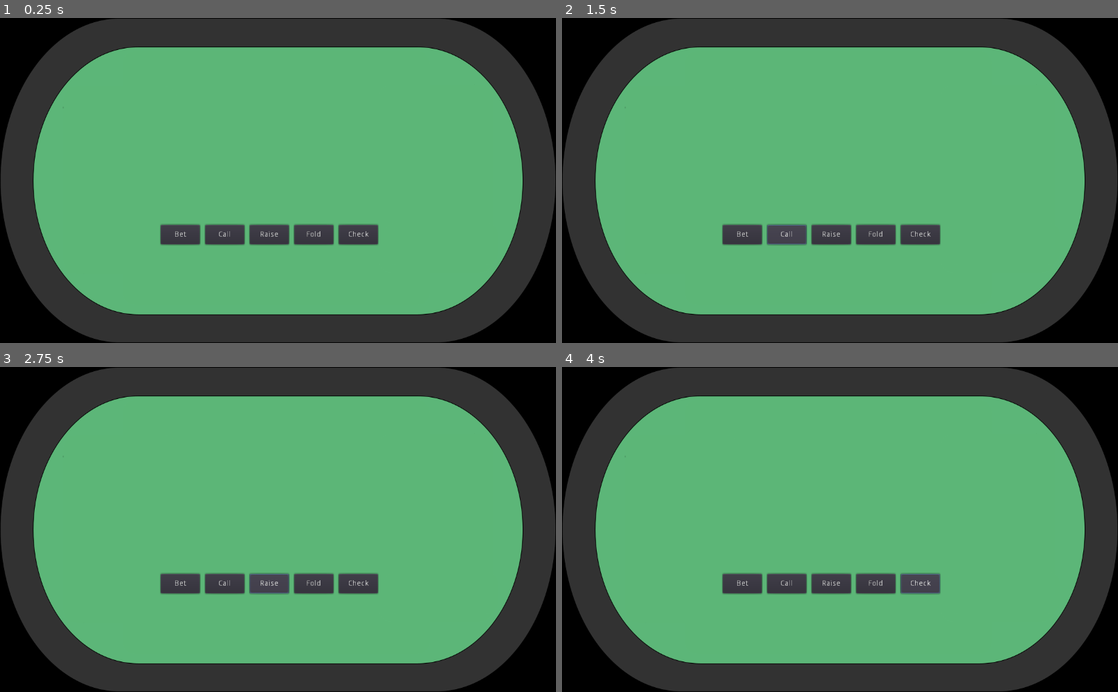
Above: before the commit, frames 1-4 (two rows, left to right).
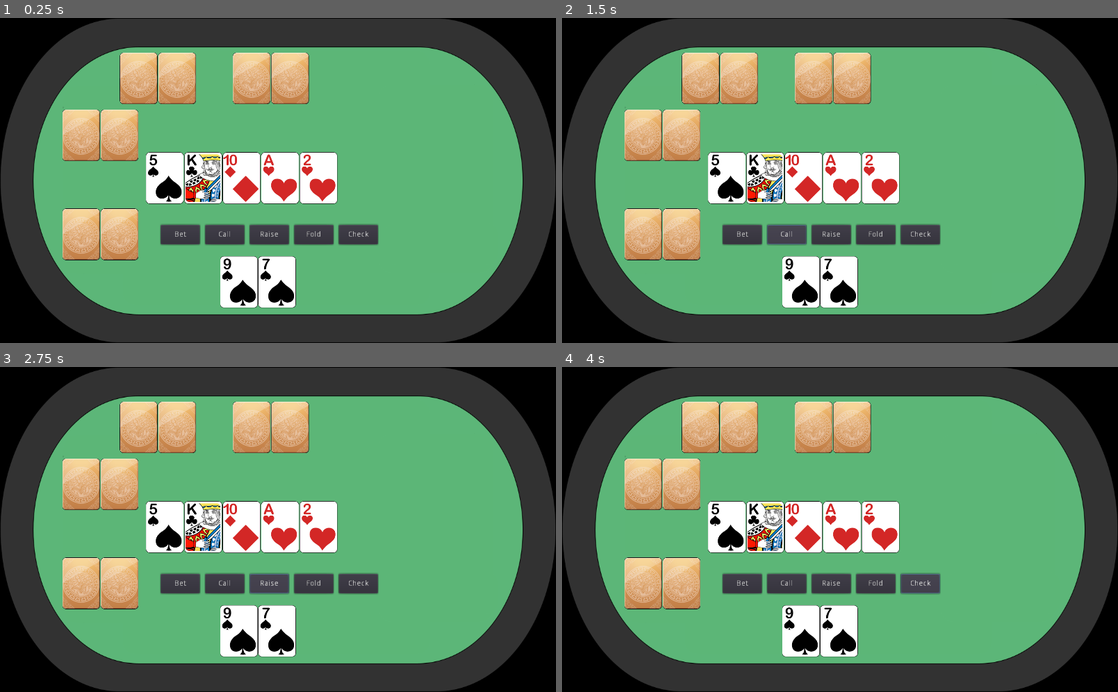
Above: after the commit, the same moments.

Repository: jo-jordan/SuperHoldem
Game: Godot game, scene res://main.tscn
Two runs of this game, one before a commit and one after it. Both use one fixed random seed, a clock stepped at 60 frames per second and the inputs below.
Inputs:
- Up to frame 1 (0.25 s): no input
- Up to frame 2 (1.5 s): click "Bet" at 0.5 s; click "Call" at 1.25 s
- Up to frame 3 (2.75 s): click "Raise" at 2 s
- Up to frame 4 (4 s): click "Fold" at 2.75 s; click "Check" at 3.5 s

The runs differ from the first frame. In frame 1, 16% of the frame differs, in the area x 11-61%, y 10-90%; in frame 2, 16%; in frame 3, 16%; in frame 4, 16%.

Commit message:
fix build

Diff:
--- a/CardNode.tscn
+++ b/CardNode.tscn
@@ -1,6 +1,5 @@
-[gd_scene load_steps=4 format=2]
+[gd_scene load_steps=3 format=2]
 
-[ext_resource path="res://assets/pokers/poker0.png" type="Texture" id=1]
 [ext_resource path="res://CardNode.gd" type="Script" id=2]
 
 [sub_resource type="Animation" id=1]
@@ -14,6 +13,5 @@
 
 [node name="CardSprite" type="Sprite" parent="."]
 scale = Vector2( 0.6, 0.6 )
-texture = ExtResource( 1 )
 region_rect = Rect2( 0, 0, 118, 161 )
 region_filter_clip = true
--- a/SelfPokerArea.gd
+++ /dev/null
@@ -1,17 +0,0 @@
-extends Node2D
-
-# Declare member variables here. Examples:
-# var a = 2
-# var b = "text"
-
-
-# Called when the node enters the scene tree for the first time.
-func _ready():
-
-	pass # Replace with function body.
-
-
-
-# Called every frame. 'delta' is the elapsed time since the previous frame.
-#func _process(delta):
-#	pass
--- a/Table.gd
+++ b/Table.gd
@@ -41,7 +41,7 @@
 
 
 	# fill other areas
-	for i in cl.size():
+	for i in ol.size():
 		for j in 2:
 			var opa = get_node("OtherPokerArea" + str(i + 1))
 			var cn:CardNode = cnr.instance()
--- a/default_env.tres
+++ b/default_env.tres
@@ -4,5 +4,6 @@
 radiance_size = 1
 
 [resource]
+resource_local_to_scene = true
 background_sky = SubResource( 1 )
 background_color = Color( 0.0823529, 0.0745098, 0.0745098, 1 )
--- a/project.godot
+++ b/project.godot
@@ -23,6 +23,7 @@
 config/name="SuperHoldem"
 run/main_scene="res://main.tscn"
 boot_splash/show_image=false
+boot_splash/use_filter=false
 boot_splash/bg_color=Color( 1, 1, 1, 1 )
 config/icon="res://icon.png"
 
Not shown, changed: assets/pokers/poker0.png.import
Not shown, changed: assets/pokers/poker1.png.import
Not shown, changed: assets/pokers/poker10.png.import
Not shown, changed: assets/pokers/poker11.png.import
Not shown, changed: assets/pokers/poker12.png.import
Not shown, changed: assets/pokers/poker13.png.import
Not shown, changed: assets/pokers/poker14.png.import
Not shown, changed: assets/pokers/poker15.png.import
Not shown, changed: assets/pokers/poker16.png.import
Not shown, changed: assets/pokers/poker17.png.import
Not shown, changed: assets/pokers/poker18.png.import
Not shown, changed: assets/pokers/poker19.png.import
(and 41 more such lines)
